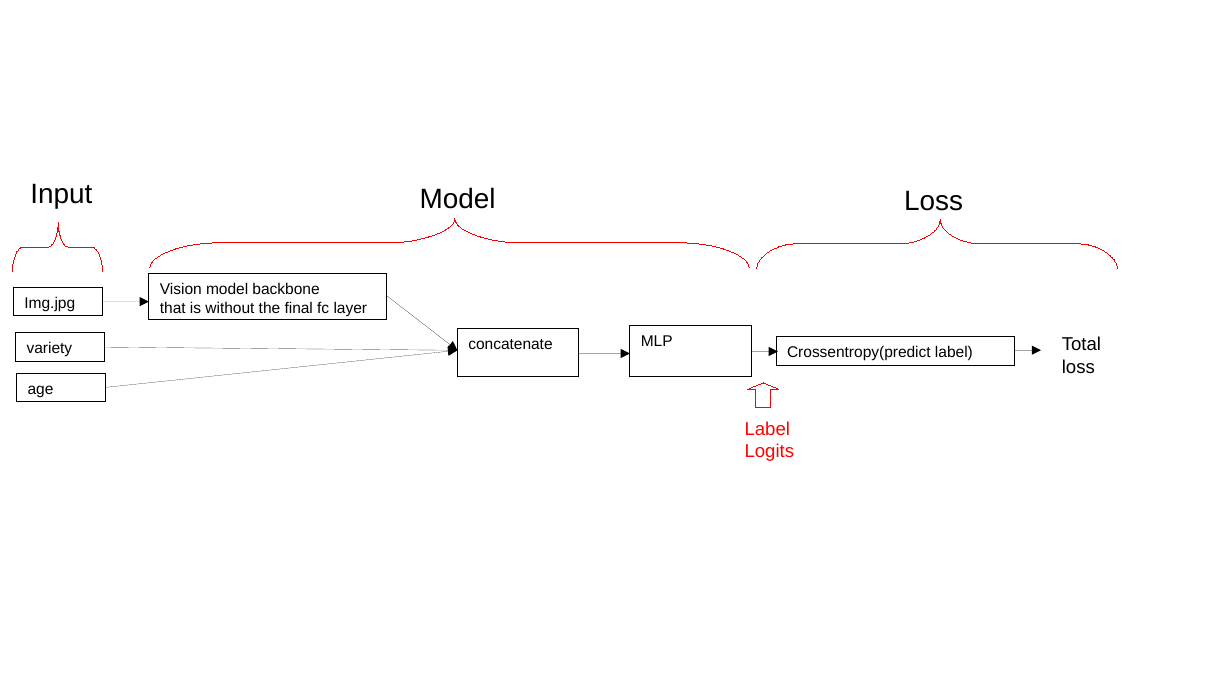
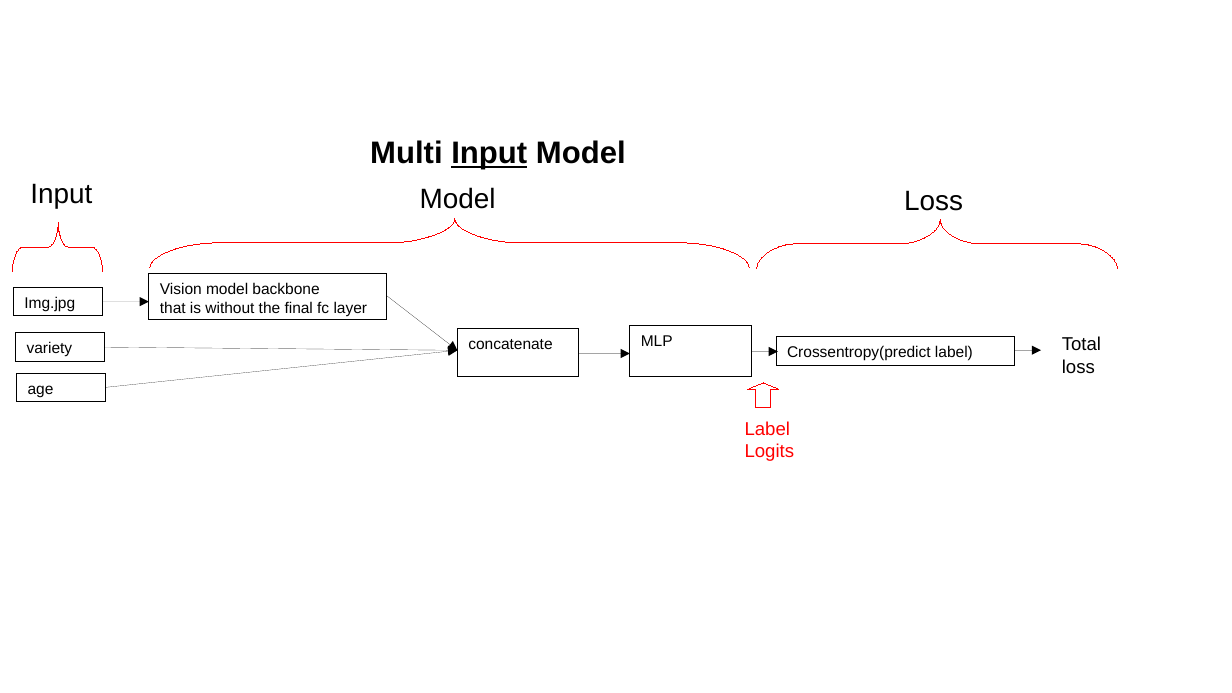
Before and after one commit to CNUClasses/CPSC471, a slide deck: slide 8 of content/lectures/illustration_ppt/illustrations.odp. Drawn at 1232x693 pixels with LibreOffice and Linux fonts; fonts in the diff are those of the drawing. Boxes give left, top, right and bottom in pixels: in the first picture for what was removed or moved away, otherwise in the second. Text is boxed around its words. In the diff, an @@ line names an element or a change of style, - is before the commit and + after.

```diff
--- a/content/lectures/illustration_ppt/illustrations.odp
+++ b/content/lectures/illustration_ppt/illustrations.odp
@@ text added at (370, 140, 626, 169), 20 pt, text #000000, bold @@
+Multi Input Model
```
Also in this commit, not shown: 1 other slide changed, 3 other files.
